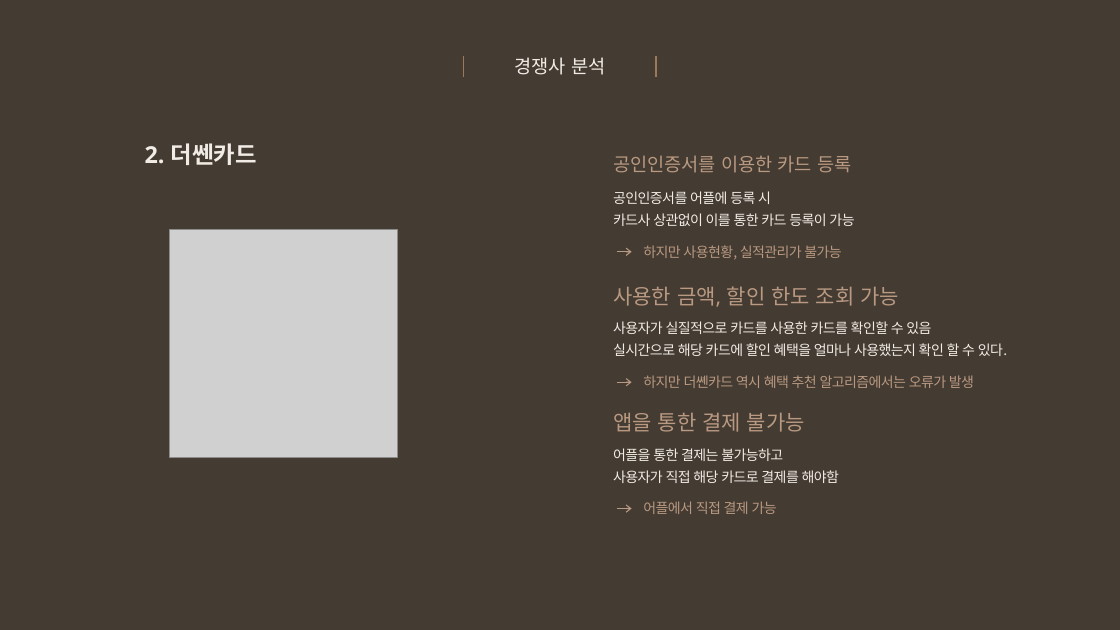
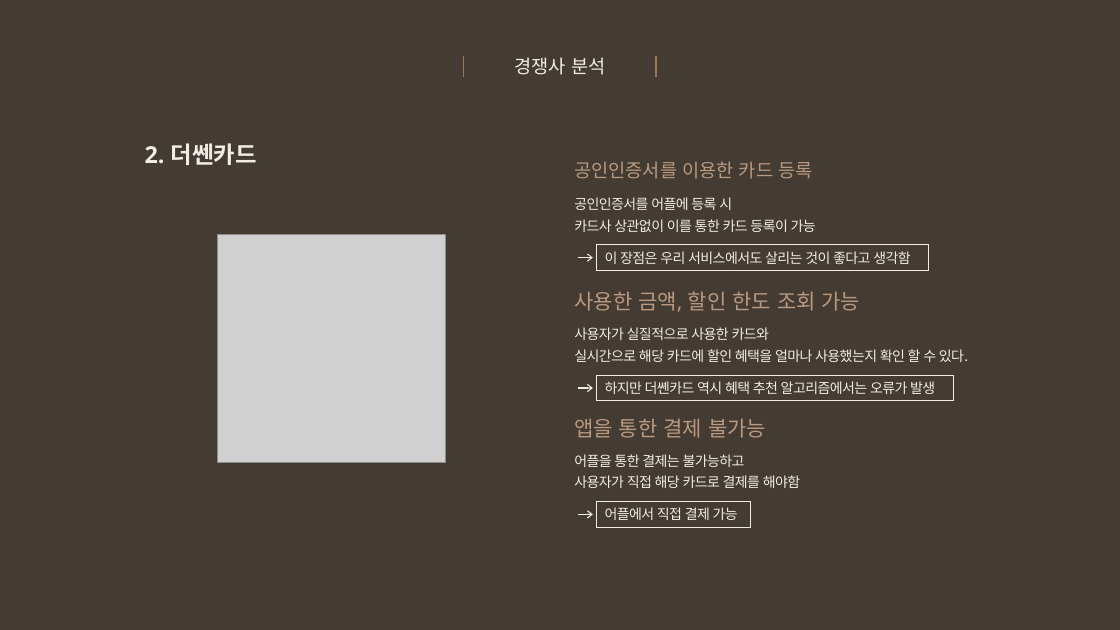
Before and after one commit to snr1229/Content_designing_Presentations, a slide deck: slide 14 of 사업계획서/Week10/EWon_중간고사대체 발표자료_2차.pptx (slide 12 before the commit). Drawn at 1120x630 pixels with LibreOffice and Linux fonts; fonts in the diff are those of the drawing; grey boxes stand for pictures. Boxes give left, top, right and bottom in pixels: in the first picture for what was removed or moved away, otherwise in the second. Text is boxed around its words. In the diff, an @@ line names an element or a change of style, - is before the commit and + after.

```diff
--- a/사업계획서/Week10/EWon_중간고사대체 발표자료_2차.pptx
+++ b/사업계획서/Week10/EWon_중간고사대체 발표자료_2차.pptx
@@ picture: place and size @@
-picture at [170,229,397,457]
+picture at [218,234,445,462]
@@ arrow (579, 258) - (593, 258): stroke #B99981 1 pt to #F1ECE6 1 pt @@
@@ rectangle "이 장점은 우리 서비스에서도 살리는 ...": place and size @@
-rectangle "이 장점은 우리 서비스에서도 살리는 ..." at [643,245,841,260]
+rectangle "이 장점은 우리 서비스에서도 살리는 ..." at [597,245,929,271]
@@ rectangle "이 장점은 우리 서비스에서도 살리는 ..." at [597,245,929,271]: outline none to #F1ECE6 0.75 pt @@
@@ text in rectangle at [605,251,910,264]: text changed; text colour #B99981 to #F1ECE6 @@
-하지만 사용현황, 실적관리가 불가능
+이 장점은 우리 서비스에서도 살리는 것이 좋다고 생각함
@@ text "사용자가 실질적으로 사용한 카드와": place and size @@
-text "사용자가 실질적으로 사용한 카드와" at [613,321,1007,356]
+text "사용자가 실질적으로 사용한 카드와" at [574,327,968,362]
@@ text at [574,327,769,340]: text changed @@
-사용자가 실질적으로 카드를 사용한 카드를 확인할 수 있음
+사용자가 실질적으로 사용한 카드와
@@ arrow (579, 388) - (593, 388): stroke #B99981 1 pt to #F1ECE6 1 pt @@
@@ rectangle "하지만 더쏀카드 역시 혜택 추천 ..." at [597,376,954,401]: text colour #B99981 to #F1ECE6; outline none to #F1ECE6 0.75 pt @@
@@ rectangle "하지만 더쏀카드 역시 혜택 추천 ...": place and size @@
-rectangle "하지만 더쏀카드 역시 혜택 추천 ..." at [643,375,974,388]
+rectangle "하지만 더쏀카드 역시 혜택 추천 ..." at [597,376,954,401]
@@ rectangle "어플에서 직접 결제 가능": place and size @@
-rectangle "어플에서 직접 결제 가능" at [643,501,777,514]
+rectangle "어플에서 직접 결제 가능" at [597,502,750,527]
@@ rectangle "어플에서 직접 결제 가능" at [597,502,750,527]: text colour #B99981 to #F1ECE6; outline none to #F1ECE6 0.75 pt @@
@@ 5 texts, 3 arrows: place and size @@
-5 texts, 3 arrows at [613,155,899,508]
+5 texts, 3 arrows at [574,161,861,514]
@@ arrow (579, 514) - (593, 514): stroke #B99981 1 pt to #F1ECE6 1 pt @@
```
Also in this commit, not shown: 8 other slides changed, 8 slides added, 3 slides removed, 1 other file.
